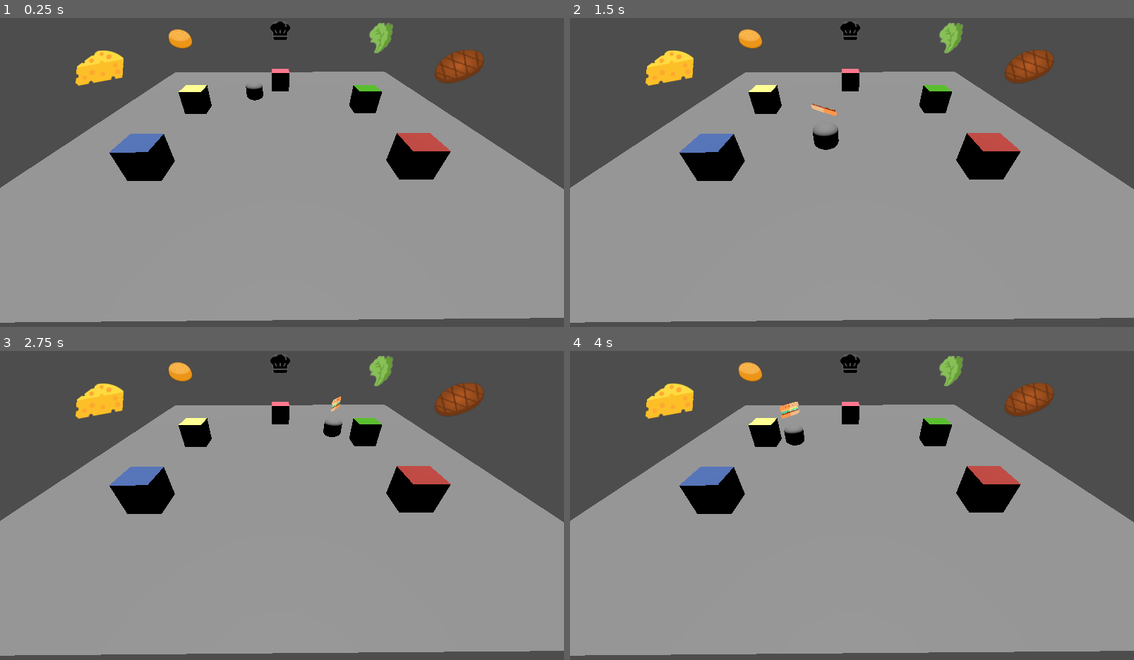
Above: before the commit, frames 1-4 (two rows, left to right).
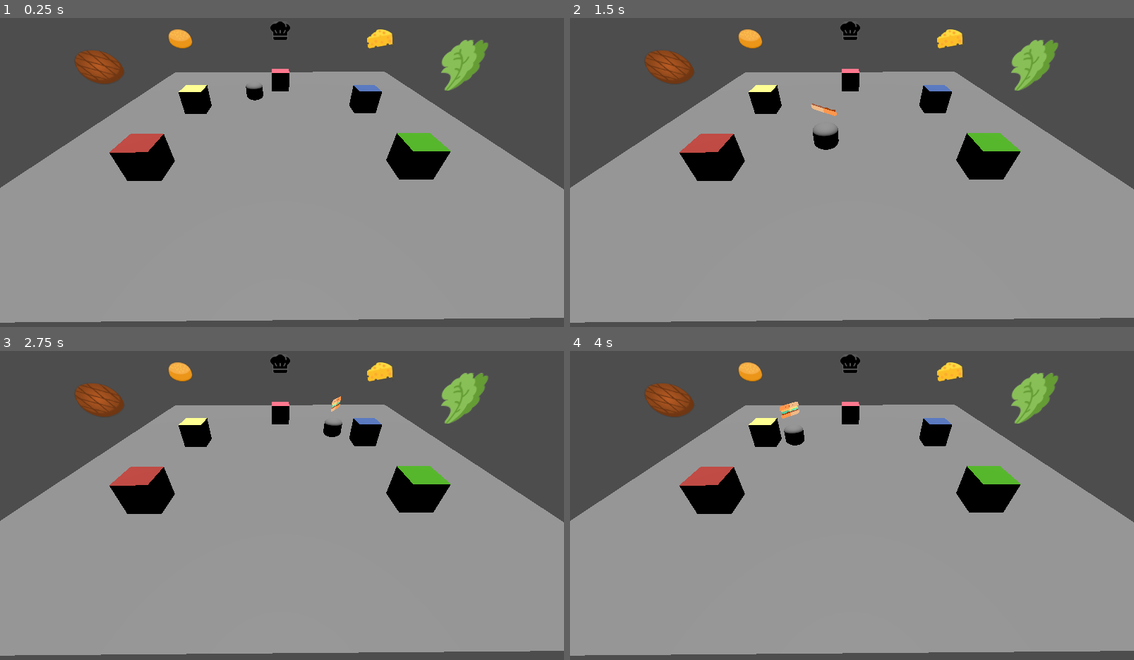
Above: after the commit, the same moments.

Repository: NathanBrx/Undercooked
Game: Godot game, scene res://node_3d.tscn
Two runs of this game, one before a commit and one after it. Both use one fixed random seed, a clock stepped at 60 frames per second and the inputs below.
Inputs:
- Up to frame 1 (0.25 s): no input
- Up to frame 2 (1.5 s): no input
- Up to frame 3 (2.75 s): no input
- Up to frame 4 (4 s): no input

The runs differ from the first frame. In frame 1, 3.0% of the frame differs, in the area x 13-87%, y 1-44%; in frame 2, 3.0%; in frame 3, 3.0%; in frame 4, 3.0%.

Commit message:
Fix : stations position

Diff:
--- a/main/node_3d.tscn
+++ b/main/node_3d.tscn
@@ -87,7 +87,7 @@
 texture = ExtResource("2_jka67")
 
 [node name="station_salade" type="MeshInstance3D" parent="."]
-transform = Transform3D(1, 0, 0, 0, 1, 0, 0, 0, 1, -10, 1.25, 2)
+transform = Transform3D(1, 0, 0, 0, 1, 0, 0, 0, 1, -10, 1.25, -10)
 mesh = SubResource("BoxMesh_cdqbm")
 
 [node name="Sprite3D" type="Sprite3D" parent="station_salade"]
@@ -95,7 +95,7 @@
 texture = ExtResource("3_i5arm")
 
 [node name="station_fromage" type="MeshInstance3D" parent="."]
-transform = Transform3D(1, 0, 0, 0, 1, 0, 0, 0, 1, 10, 1.25, -10)
+transform = Transform3D(1, 0, 0, 0, 1, 0, 0, 0, 1, -10, 1.25, 2)
 mesh = SubResource("BoxMesh_wlxy5")
 
 [node name="Sprite3D" type="Sprite3D" parent="station_fromage"]
@@ -103,7 +103,7 @@
 texture = ExtResource("4_wc5p8")
 
 [node name="station_steak" type="MeshInstance3D" parent="."]
-transform = Transform3D(1, 0, 0, 0, 1, 0, 0, 0, 1, -10, 1.25, -10)
+transform = Transform3D(1, 0, 0, 0, 1, 0, 0, 0, 1, 10, 1.25, -10)
 mesh = SubResource("BoxMesh_tcnuu")
 
 [node name="Sprite3D" type="Sprite3D" parent="station_steak"]
